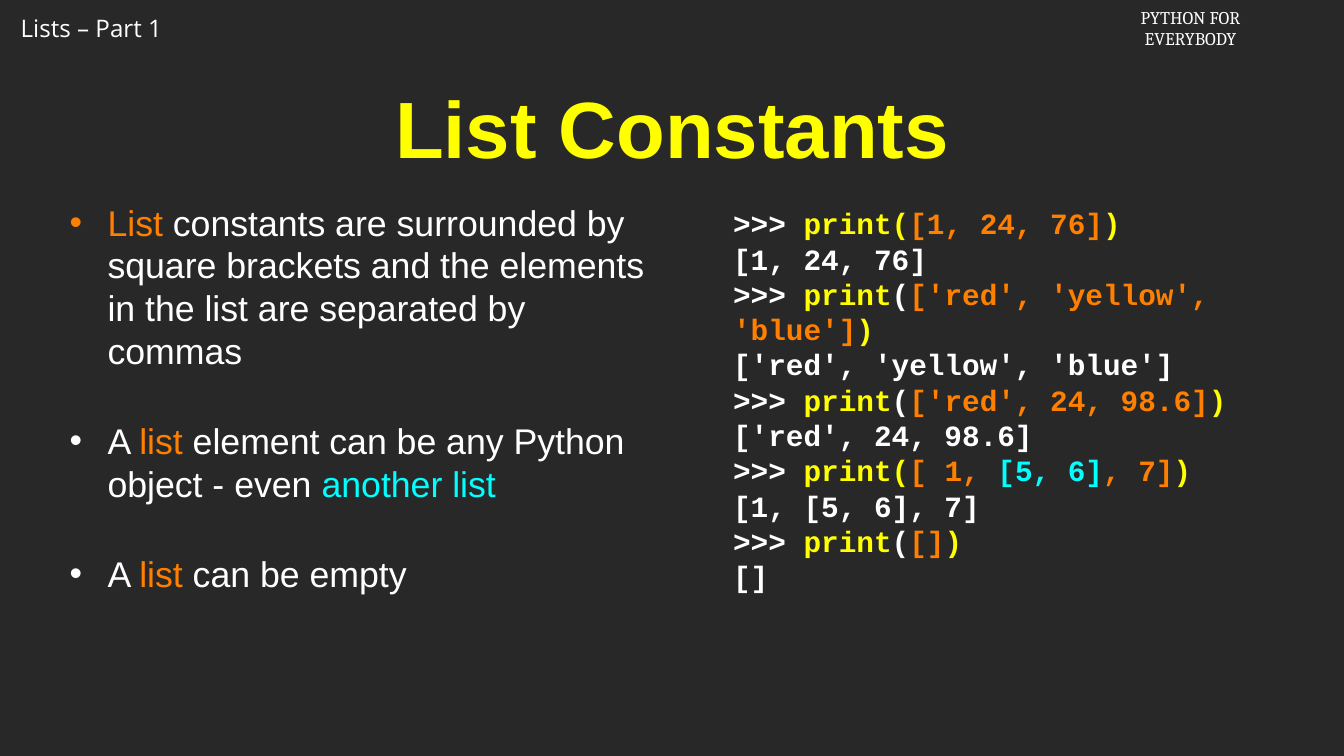
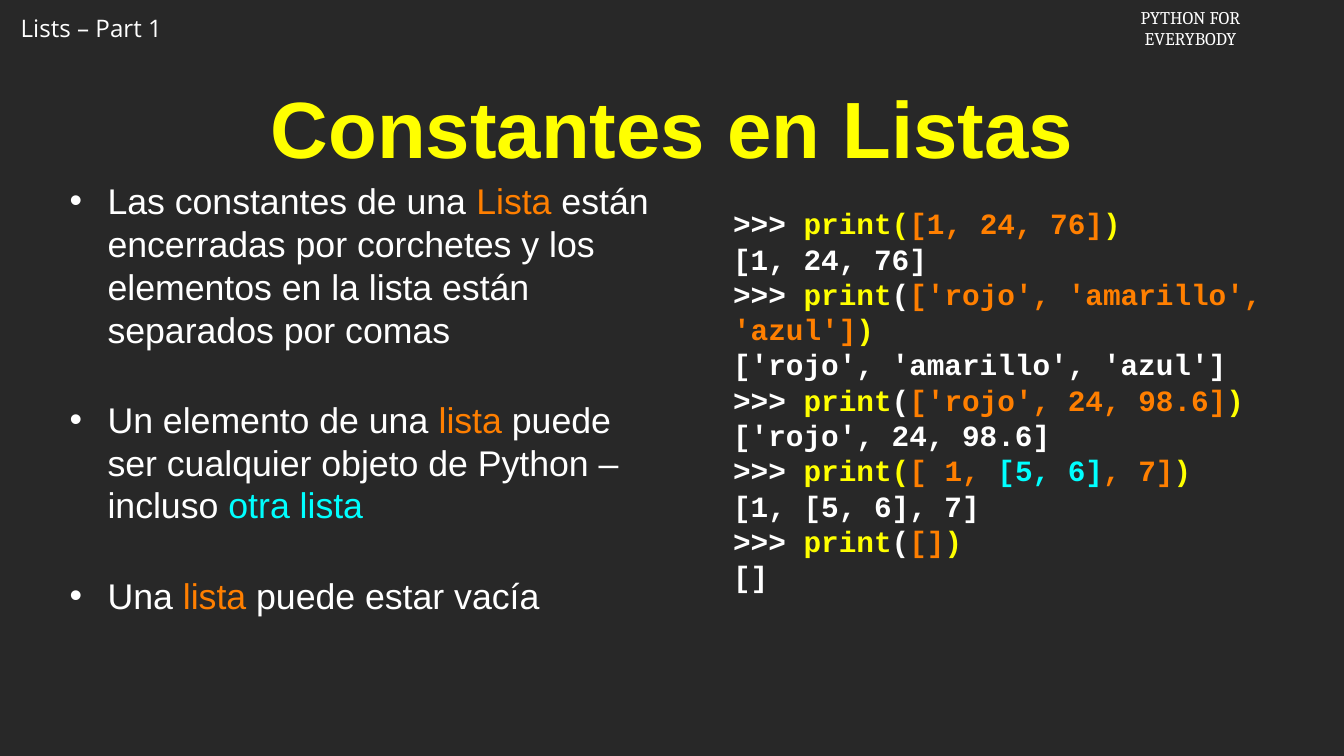
Before and after one commit to csev/py4e, a slide deck: slide 5 of ai/8.1.pptx. Drawn at 1344x756 pixels with LibreOffice and Linux fonts; fonts in the diff are those of the drawing; background and template pictures are left out. Boxes give left, top, right and bottom in pixels: in the first picture for what was removed or moved away, otherwise in the second. Text is boxed around its words. In the diff, an @@ line names an element or a change of style, - is before the commit and + after.

```diff
--- a/ai/8.1.pptx
+++ b/ai/8.1.pptx
@@ title at [271, 100, 1072, 159]: text changed @@
-List Constants
+Constantes en Listas
@@ text at [108, 187, 648, 616]: text changed @@
-• List constants are surrounded by square brackets and the elements in the list are separated by commas
-• A list element can be any Python object - even another list
-• A list can be empty
+• Las constantes de una Lista están encerradas por corchetes y los elementos en la lista están separados por comas
+• Un elemento de una lista puede ser cualquier objeto de Python – incluso otra lista
+• Una lista puede estar vacía
@@ text at [733, 284, 1262, 452]: text changed @@
->>> print(['red', 'yellow', 'blue'])
-['red', 'yellow', 'blue']
->>> print(['red', 24, 98.6])
-['red', 24, 98.6]
+>>> print(['rojo', 'amarillo', 'azul'])
+['rojo', 'amarillo', 'azul']
+>>> print(['rojo', 24, 98.6])
+['rojo', 24, 98.6]
```
Also in this commit, not shown: 11 other slides changed.
